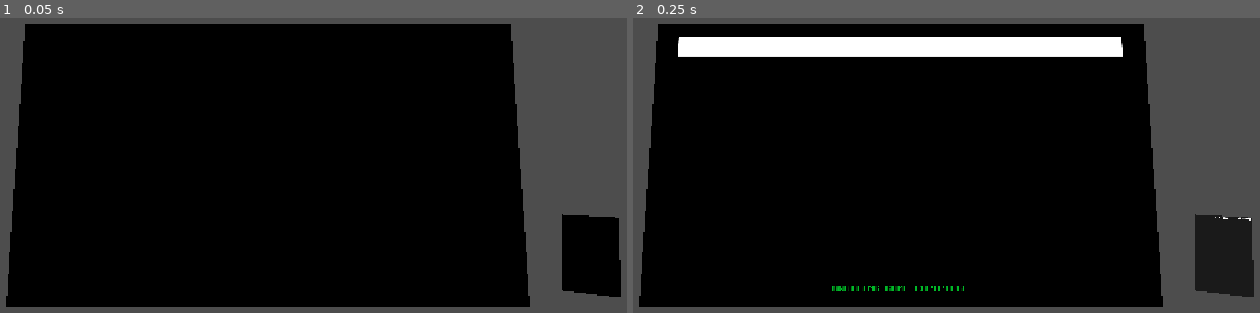
Above: before the commit, frames 1-2 (left to right).
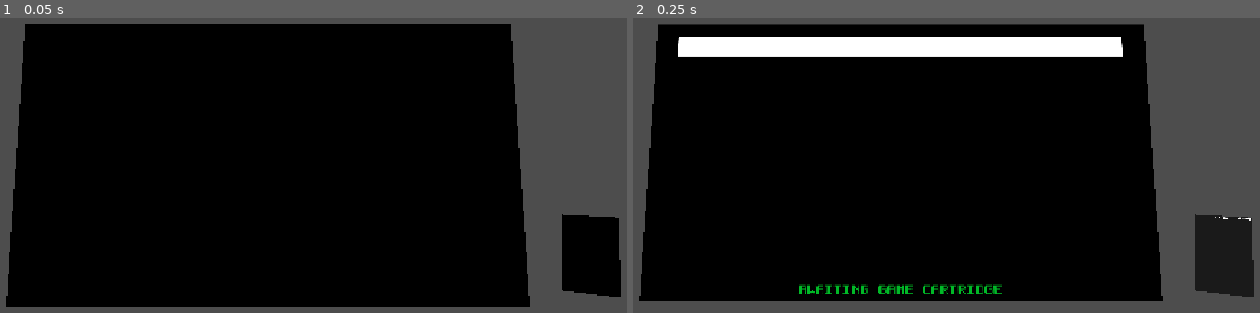
Above: after the commit, the same moments.

Repository: MorseAmalgam/MolegatoSpookyJam2026
Game: Godot game, scene res://GAME.tscn
Same seed, same stepped clock (60 frames per second), same inputs: the game is played once before the commit and once after it.
Inputs:
- Up to frame 1 (0.05 s): no input
- Up to frame 2 (0.25 s): no input

Frame 1 is identical in both runs. In frame 2, 2.6% of the frame differs, in the area x 0-85%, y 2-98%.

Commit message:
Adjustments for screen size

Diff:
--- a/2D/spooker/game_spooker.tscn
+++ b/2D/spooker/game_spooker.tscn
@@ -3,15 +3,15 @@
 [ext_resource type="Script" uid="uid://dmlj61drv2mpx" path="res://2D/spooker/game_spooker.gd" id="1_q2png"]
 [ext_resource type="Theme" uid="uid://cwwrbybsdqxa7" path="res://2D/spooker/retro.tres" id="2_1ei53"]
 
-[node name="Screen" type="Node2D" unique_id=925487940 node_paths=PackedStringArray("progress_bar", "status_text", "code_integrity_bar")]
+[node name="Screen" type="Node2D" unique_id=925487940 node_paths=PackedStringArray("code_integrity_bar", "progress_bar", "status_text")]
 script = ExtResource("1_q2png")
+code_integrity_bar = NodePath("HUD/CodeStatus")
 progress_bar = NodePath("HUD/ProgressBar")
 status_text = NodePath("HUD/StatusLabel")
-code_integrity_bar = NodePath("HUD/CodeStatus")
 
 [node name="Background" type="ColorRect" parent="." unique_id=945004933]
 offset_right = 1154.0
-offset_bottom = 648.0
+offset_bottom = 636.0
 color = Color(0.011087579, 0.011087578, 0.01108758, 1)
 
 [node name="GameHolder" type="Node2D" parent="." unique_id=1852402870]
@@ -57,5 +57,6 @@
 offset_right = 1100.0
 offset_bottom = 624.0
 theme = ExtResource("2_1ei53")
+theme_override_font_sizes/font_size = 24
 text = "AWAITING GAME CARTRIDGE"
 horizontal_alignment = 1
--- a/2D/spooker/spooker_game/cuboids.tscn
+++ b/2D/spooker/spooker_game/cuboids.tscn
@@ -13,4 +13,5 @@
 
 [node name="CuboidDestroyed" type="AudioStreamPlayer" parent="." unique_id=236902817]
 stream = ExtResource("4_yhbp3")
+volume_db = -10.0
 max_polyphony = 8
--- a/2D/spooker/spooker_game/cuboids/cuboid_rock.gd
+++ b/2D/spooker/spooker_game/cuboids/cuboid_rock.gd
@@ -55,8 +55,8 @@
 	elif (position.x > 1222):
 		position.x = -60
 	if (position.y < -70):
-		position.y = 708
-	elif (position.y > 718):
+		position.y = 696
+	elif (position.y > 706):
 		position.y = -60
 
 
--- a/2D/spooker/spooker_game/cuboids/cuboid_rock.tscn
+++ b/2D/spooker/spooker_game/cuboids/cuboid_rock.tscn
@@ -2,7 +2,6 @@
 
 [ext_resource type="Script" uid="uid://c0wwbhdyo4q5p" path="res://2D/spooker/spooker_game/cuboids/cuboid_rock.gd" id="1_knsb2"]
 [ext_resource type="Texture2D" uid="uid://yqi2o5463q2q" path="res://assets/textures/code_icons/code_normal.png" id="2_eocsw"]
-[ext_resource type="AudioStream" uid="uid://3xya0fb82csy" path="res://assets/sounds/explosion.wav" id="3_eocsw"]
 
 [node name="Rock" type="Node2D" unique_id=2026803780]
 script = ExtResource("1_knsb2")
@@ -20,7 +19,4 @@
 texture_filter = 1
 texture = ExtResource("2_eocsw")
 
-[node name="ExplodeSound" type="AudioStreamPlayer" parent="." unique_id=2128500979]
-stream = ExtResource("3_eocsw")
-
 [connection signal="area_entered" from="Area2D" to="." method="_on_area_entered"]
--- a/2D/spooker/spooker_game/cuboids/ship.gd
+++ b/2D/spooker/spooker_game/cuboids/ship.gd
@@ -15,16 +15,19 @@
 
 
 func _process(delta: float) -> void:
+	# Forward movement
 	if Input.is_action_pressed("ui_up"):
 		velocity = max(velocity + 1, max_velocity)
 		pass
-	elif Input.is_action_pressed("ui_left"):
+	# Rotation
+	if Input.is_action_pressed("ui_left"):
 		rotate(-rotation_speed)
 		pass
 	elif Input.is_action_pressed("ui_right"):
 		rotate(rotation_speed)
 		pass
-	elif Input.is_action_just_pressed("ui_down"):
+	# Ashootin'
+	if Input.is_action_just_pressed("ui_down"):
 		$LaserSound.play()
 		var new_bullet = bullet.instantiate()
 		get_parent().add_child(new_bullet)
@@ -34,4 +37,12 @@
 
 
 	position += Vector2.UP.rotated(rotation) * velocity * delta
+	if (position.x < -30):
+		position.x = 1174
+	elif (position.x > 1284):
+		position.x = -20
+	if (position.y < -30):
+		position.y = 656
+	elif (position.y > 666):
+		position.y = -20
 	velocity -= delta
--- a/2D/spooker/spooker_game/cuboids/ship.tscn
+++ b/2D/spooker/spooker_game/cuboids/ship.tscn
@@ -15,3 +15,4 @@
 
 [node name="LaserSound" type="AudioStreamPlayer" parent="." unique_id=2046717793]
 stream = ExtResource("3_3nwvt")
+volume_db = -10.0
